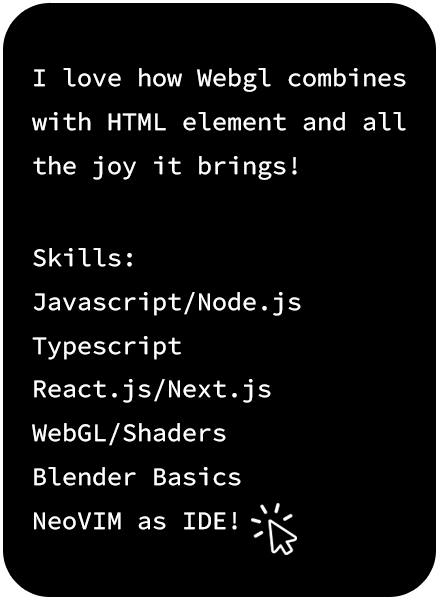
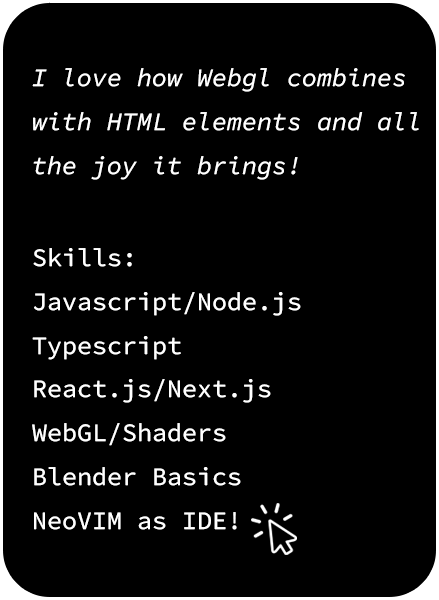
Comparing the layer stacks of the two w=439, h=600 images. Changes:
renamed "I love how Webgl combines with HTML element and all the joy it" to "I love how Webgl combines with HTML elements and all the joy it", painted on it over [32, 68, 419, 180]
